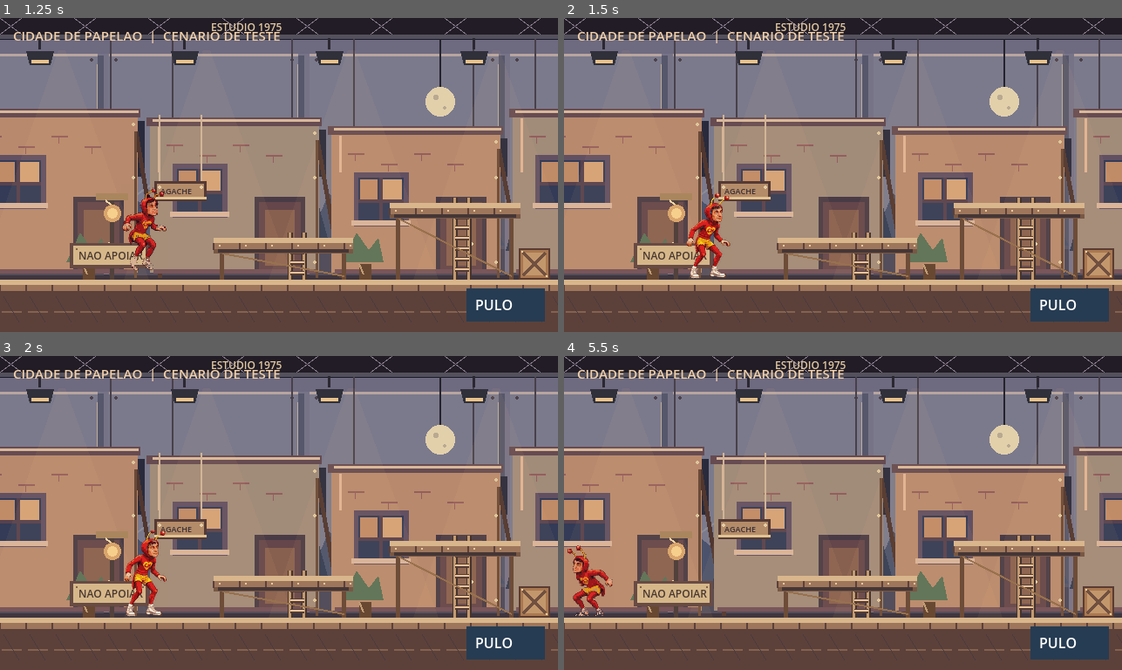
Above: before the commit, frames 1-4 (two rows, left to right).
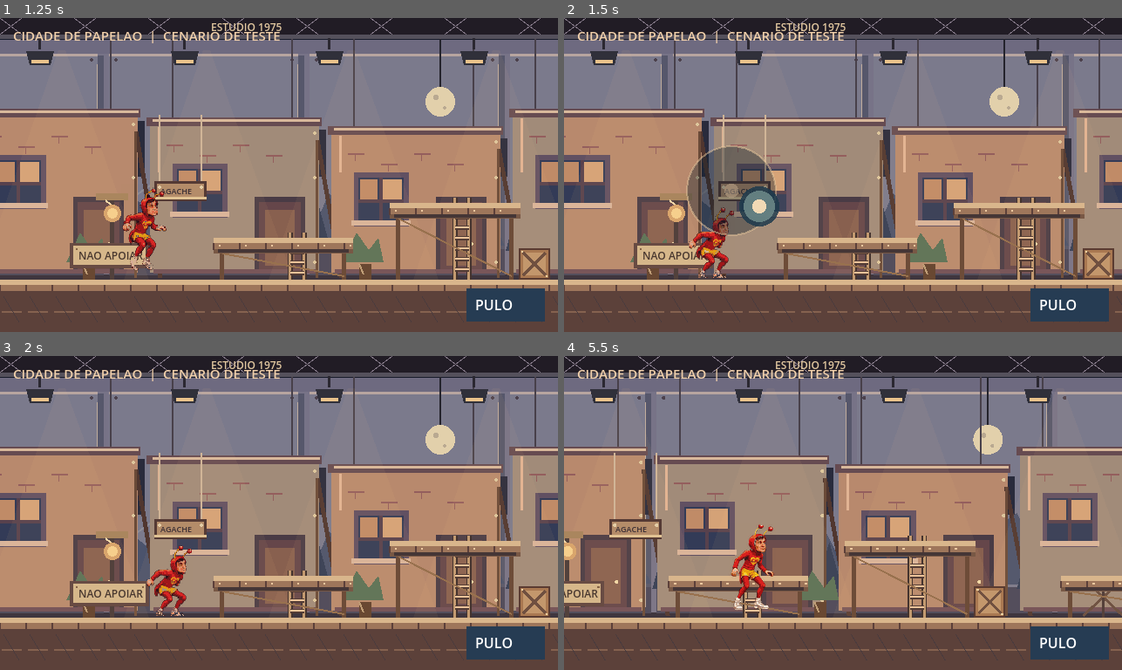
Above: after the commit, the same moments.

Repository: integro-app/chapolin-adventures
Game: Godot game, scene res://scenes/main.tscn
Same seed, same stepped clock (60 frames per second), same inputs: the game is played once before the commit and once after it.
Inputs (mouse positions are in pixels of both pictures, inside the frame that each line leads up to):
- Up to frame 1 (1.25 s): tap Enter (ui_accept) at 0.5, 0.77 s; move the mouse to (401, 159) at 0.52 s; hold Right (ui_right) from 0.53 s (still down); click (401, 159) at 0.67 s
- Up to frame 2 (1.5 s): release Right (ui_right) at 1.25 s; drag from (731, 190) to (815, 237) at 1.27 s
- Up to frame 3 (2 s): no input
- Up to frame 4 (5.5 s): move the mouse to (898, 443) at 2.02 s; hold Right (ui_right) 2.03-2.75 s; click (898, 443) at 2.17 s; drag from (815, 575) to (675, 465) at 2.77 s; move the mouse to (1010, 560) at 3.52 s; hold Left (ui_left) 3.53-4.25 s; click (1010, 560) at 3.67 s; tap Enter (ui_accept) at 3.77 s; drag from (675, 465) to (759, 434) at 4.27 s; move the mouse to (870, 513) at 5.02 s; hold Down (ui_down) from 5.03 s (still down); click (870, 513) at 5.17 s

Frame 1 is identical in both runs. In frame 2, 4.2% of the frame differs, in the area x 21-39%, y 40-84%; in frame 3, 1.5%; in frame 4, 34%, in the area x 0-100%, y 6-94%.

Commit message:
Corrige controles Godot Android aceitando toque e mouse, com joystick multitouch flutuante

Diff:
--- a/scripts/main.gd
+++ b/scripts/main.gd
@@ -18,6 +18,7 @@
 const CLIMB_SPEED := 90.0
 const JOYSTICK_RADIUS := 51.0
 const JOYSTICK_DEADZONE := 13.0
+const MOUSE_POINTER_ID := -2
 
 var hero_pos := Vector2(120.0, 300.0)
 var vertical_speed := 0.0
@@ -586,7 +587,7 @@
 func _draw_controls() -> void:
 	# O joystick so aparece enquanto um dedo toca a metade esquerda da tela.
 	# Diagonal para baixo + lateral = caminhar agachado, sem botao dedicado.
-	if joystick_touch_id >= 0:
+	if joystick_touch_id != -1:
 		draw_circle(joystick_origin, JOYSTICK_RADIUS, Color(0.06, 0.12, 0.17, 0.38))
 		draw_arc(joystick_origin, JOYSTICK_RADIUS, 0.0, TAU, 36, Color(0.92, 0.79, 0.62, 0.48), 2.0)
 		draw_circle(joystick_origin, 8.0, Color(0.81, 0.71, 0.59, 0.44))
@@ -601,23 +602,54 @@
 	draw_string(ThemeDB.fallback_font, Vector2(15.0, 26.0), "CIDADE DE PAPELAO  |  CENARIO DE TESTE", HORIZONTAL_ALIGNMENT_LEFT, -1, 15, Color("#f0cfaa"))
 
 func _input(event: InputEvent) -> void:
-	# Cada dedo possui um ID. Um dedo movimenta, o outro pode pular.
+	# Android editor can deliver touch events or mouse events emulated from touch.
+	# Both are mapped into the Node2D canvas coordinate space.
 	if event is InputEventScreenTouch:
-		var screen_pos: Vector2 = get_viewport().get_canvas_transform().affine_inverse() * event.position
-		if event.pressed:
-			if joystick_touch_id < 0 and screen_pos.x <= 320.0 and screen_pos.y >= 140.0 and screen_pos.y <= 360.0:
-				joystick_touch_id = event.index
-				joystick_origin = screen_pos
-				joystick_offset = Vector2.ZERO
-				_update_joystick_axes()
-			elif screen_pos.x >= 535.0 and screen_pos.x <= 640.0 and screen_pos.y >= 295.0 and screen_pos.y <= 360.0:
-				jump_requested = true
-		elif event.index == joystick_touch_id:
-			_release_joystick()
-	elif event is InputEventScreenDrag and event.index == joystick_touch_id:
-		var screen_pos: Vector2 = get_viewport().get_canvas_transform().affine_inverse() * event.position
-		joystick_offset = (screen_pos - joystick_origin).limit_length(JOYSTICK_RADIUS)
+		var touch_event: InputEventScreenTouch = make_input_local(event) as InputEventScreenTouch
+		if touch_event.pressed:
+			_pointer_pressed(touch_event.position, touch_event.index)
+		else:
+			_pointer_released(touch_event.index)
+	elif event is InputEventScreenDrag:
+		var drag_event: InputEventScreenDrag = make_input_local(event) as InputEventScreenDrag
+		_pointer_moved(drag_event.position, drag_event.index)
+	elif event is InputEventMouseButton:
+		if event.button_index != MOUSE_BUTTON_LEFT:
+			return
+		var mouse_event: InputEventMouseButton = make_input_local(event) as InputEventMouseButton
+		if mouse_event.pressed:
+			_pointer_pressed(mouse_event.position, MOUSE_POINTER_ID)
+		else:
+			_pointer_released(MOUSE_POINTER_ID)
+	elif event is InputEventMouseMotion:
+		# Do not turn a mere cursor hover into movement.
+		if joystick_touch_id == MOUSE_POINTER_ID and (event.button_mask & MOUSE_BUTTON_MASK_LEFT) != 0:
+			var motion_event: InputEventMouseMotion = make_input_local(event) as InputEventMouseMotion
+			_pointer_moved(motion_event.position, MOUSE_POINTER_ID)
+
+func _pointer_pressed(pos: Vector2, pointer_id: int) -> void:
+	# The left half is an invisible floating joystick activation zone.
+	if joystick_touch_id == -1 and pos.x >= 0.0 and pos.x <= 320.0 and pos.y >= 90.0 and pos.y <= 360.0:
+		joystick_touch_id = pointer_id
+		joystick_origin = pos
+		joystick_offset = Vector2.ZERO
 		_update_joystick_axes()
+		queue_redraw()
+	elif pos.x >= 510.0 and pos.x <= 640.0 and pos.y >= 285.0 and pos.y <= 360.0:
+		# Keep PULO independent from the joystick finger.
+		jump_requested = true
+
+func _pointer_moved(pos: Vector2, pointer_id: int) -> void:
+	if pointer_id != joystick_touch_id:
+		return
+	joystick_offset = (pos - joystick_origin).limit_length(JOYSTICK_RADIUS)
+	_update_joystick_axes()
+	queue_redraw()
+
+func _pointer_released(pointer_id: int) -> void:
+	if pointer_id == joystick_touch_id:
+		_release_joystick()
+		queue_redraw()
 
 func _update_joystick_axes() -> void:
 	var horizontal := joystick_offset.x
